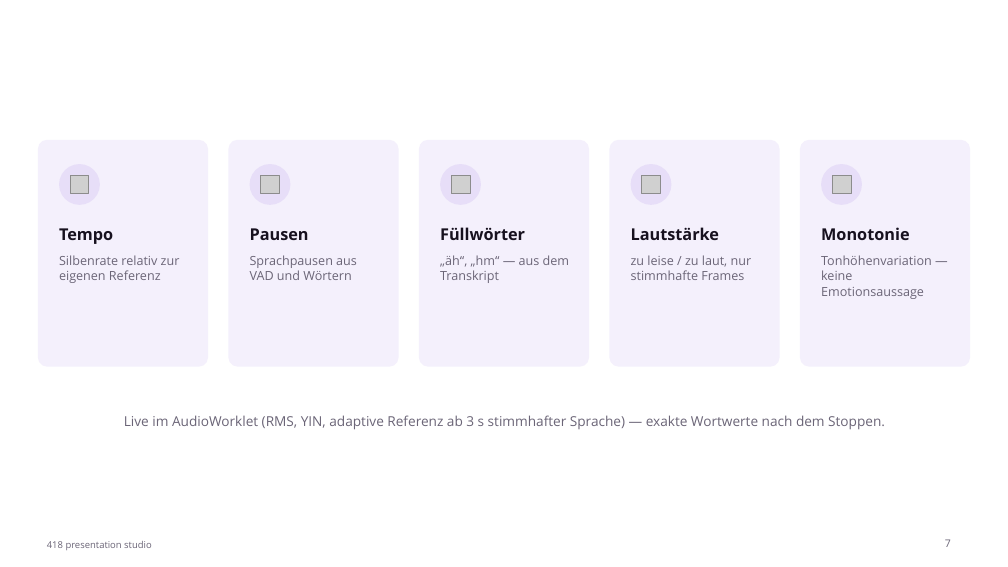
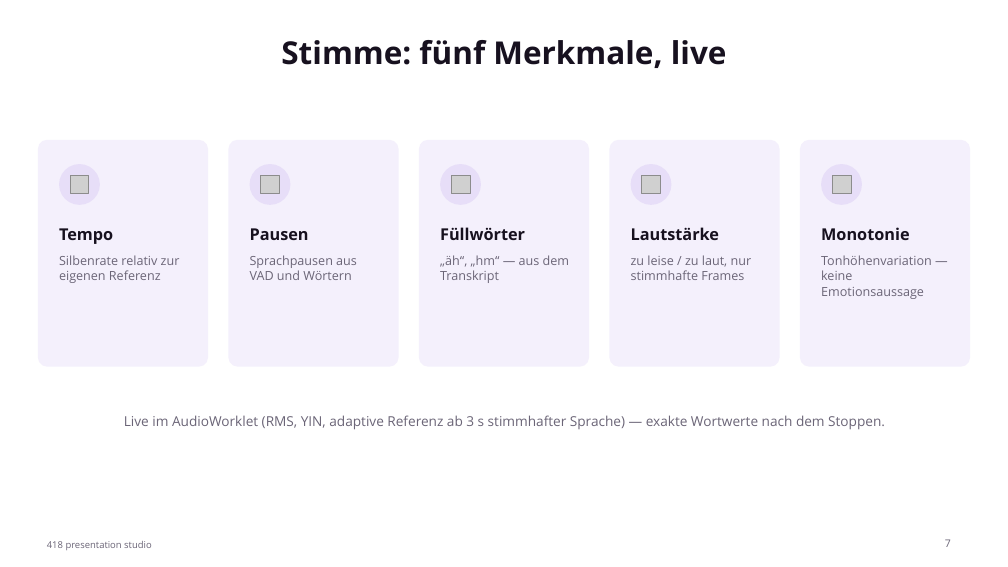
Before and after one commit to johannes3502/hackathon-fulda, a slide deck: slide 7 of pitch/PitchPractice-Pitch.pptx. Drawn at 1008x567 pixels with LibreOffice and Linux fonts; fonts in the diff are those of the drawing; grey boxes stand for pictures. Boxes give left, top, right and bottom in pixels: in the first picture for what was removed or moved away, otherwise in the second. Text is boxed around its words. In the diff, an @@ line names an element or a change of style, - is before the commit and + after.

```diff
--- a/pitch/PitchPractice-Pitch.pptx
+++ b/pitch/PitchPractice-Pitch.pptx
@@ title added at (281,40,727,68), 30 pt, text #17111F, bold @@
+Stimme: fünf Merkmale, live
```
Also in this commit, not shown: 9 other slides changed, 13 other files.
